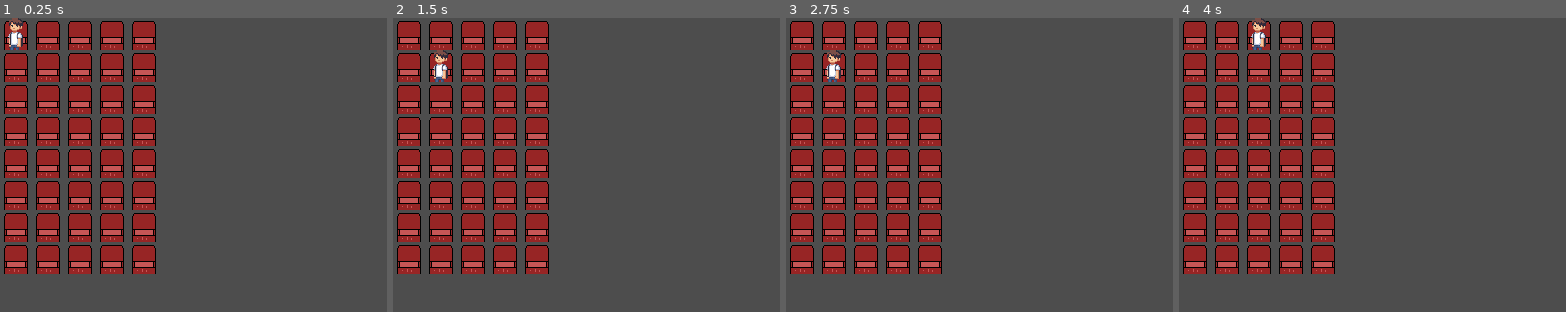
Above: before the commit, frames 1-4 (left to right).
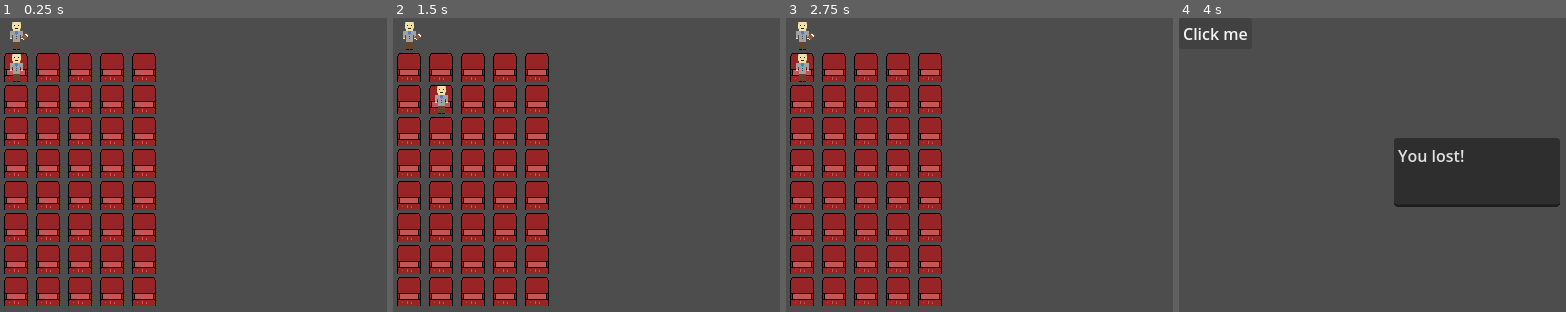
Above: after the commit, the same moments.

Repository: dtuukkanen/FinnishGameJam2024
Game: Godot game, scene res://Scenes/main.tscn
Two runs of this game, one before a commit and one after it. Both use one fixed random seed, a clock stepped at 60 frames per second and the inputs below. Before the commit the project starts from res://node_2d.tscn.
Inputs (mouse positions are in pixels of both pictures, inside the frame that each line leads up to):
- Up to frame 1 (0.25 s): no input
- Up to frame 2 (1.5 s): tap Enter at 0.5 s; hold Right (ui_right) 0.53-1.28 s; tap Space at 1.25 s; hold Down (ui_down) from 1.28 s (still down)
- Up to frame 3 (2.75 s): release Down (ui_down) at 2 s; click (820, 32) at 2 s, where only the run after the commit has a clickable "Click me"
- Up to frame 4 (4 s): tap Enter at 2.75 s; hold Right (ui_right) 2.78-3.53 s; tap Space at 3.5 s; hold Up (ui_up) from 3.53 s (still down)

The runs differ from the first frame. In frame 1, 6.3% of the frame differs, in the area x 1-41%, y 0-98%; in frame 2, 6.6%; in frame 3, 6.6%; in frame 4, 34%, in the area x 1-99%, y 0-88%.

Commit message:
Death screen and basic health system

Diff:
--- /dev/null
+++ b/Scenes/GameOver.gd
@@ -0,0 +1,17 @@
+extends Node2D
+
+
+# Called when the node enters the scene tree for the first time.
+func _ready():
+	var button = Button.new()
+	button.text = "Click me"
+	button.pressed.connect(self._button_pressed)
+	add_child(button)
+	pass # Replace with function body.
+
+func _button_pressed():
+	get_tree().change_scene_to_file("res://Scenes/main.tscn")
+
+# Called every frame. 'delta' is the elapsed time since the previous frame.
+func _process(delta):
+	pass
--- /dev/null
+++ b/Scenes/GameOver.tscn
@@ -0,0 +1,13 @@
+[gd_scene load_steps=2 format=3 uid="uid://bg27upj4bs7cv"]
+
+[ext_resource type="Script" path="res://Scenes/GameOver.gd" id="1_hv3od"]
+
+[node name="Node2D" type="Node2D"]
+script = ExtResource("1_hv3od")
+
+[node name="TextEdit" type="TextEdit" parent="."]
+offset_left = 215.0
+offset_top = 120.0
+offset_right = 381.0
+offset_bottom = 189.0
+text = "You lost!"
--- /dev/null
+++ b/Scenes/main.tscn
@@ -0,0 +1,31 @@
+[gd_scene load_steps=6 format=3 uid="uid://c8g06xf7pskkg"]
+
+[ext_resource type="Script" path="res://node_2d.gd" id="1_sefxg"]
+[ext_resource type="Texture2D" uid="uid://u4vd0vf000py" path="res://Assets/Uolevi.png" id="2_uxut0"]
+[ext_resource type="Script" path="res://Student.gd" id="3_wwkpn"]
+[ext_resource type="Script" path="res://Uolevi.gd" id="4_n5g76"]
+[ext_resource type="Texture2D" uid="uid://cyeo4acu08ntp" path="res://Assets/Book.png" id="5_exjnl"]
+
+[node name="Node2D" type="Node2D"]
+position = Vector2(2.08165e-12, 32)
+script = ExtResource("1_sefxg")
+
+[node name="Student" type="Sprite2D" parent="."]
+z_index = 1
+texture = ExtResource("2_uxut0")
+centered = false
+script = ExtResource("3_wwkpn")
+
+[node name="Chairs" type="Sprite2D" parent="."]
+centered = false
+
+[node name="Uolevi" type="Sprite2D" parent="."]
+position = Vector2(2.08165e-12, -32)
+texture = ExtResource("2_uxut0")
+centered = false
+script = ExtResource("4_n5g76")
+
+[node name="Book" type="Sprite2D" parent="."]
+position = Vector2(25, -13)
+scale = Vector2(0.25, 0.25)
+texture = ExtResource("5_exjnl")
--- a/Student.gd
+++ b/Student.gd
@@ -27,10 +27,23 @@
 	# Update position
 	position = new_position
 
+var health = 100
+
+func take_damage(amount_of_damage):
+	health -= amount_of_damage
+
+	if health <= 0:
+		# Player is dead
+		get_tree().change_scene_to_file("res://scenes/GameOver.tscn")
+
+func set_health(new_health):
+	health = new_health
+
 # Called when the node enters the scene tree for the first time.
 func _ready():
-	pass
+	set_health(100)
 
 # Called every frame. 'delta' is the elapsed time since the previous frame.
 func _process(delta):
+	take_damage(1)
 	pass
--- /dev/null
+++ b/Uolevi.gd
@@ -0,0 +1,9 @@
+extends Sprite2D
+
+# Called when the node enters the scene tree for the first time.
+func _ready():
+	pass
+
+# Called every frame. 'delta' is the elapsed time since the previous frame.
+func _process(delta):
+	pass
--- a/project.godot
+++ b/project.godot
@@ -11,7 +11,7 @@
 [application]
 
 config/name="FinnishGameJam2024"
-run/main_scene="res://node_2d.tscn"
+run/main_scene="res://Scenes/main.tscn"
 config/features=PackedStringArray("4.2", "Forward Plus")
 config/icon="res://icon.svg"
 
@@ -27,4 +27,5 @@
 
 [rendering]
 
+textures/canvas_textures/default_texture_filter=0
 renderer/rendering_method="mobile"
Binary file added: Assets/Book.png
Not shown, added: Assets/Book.png.import
